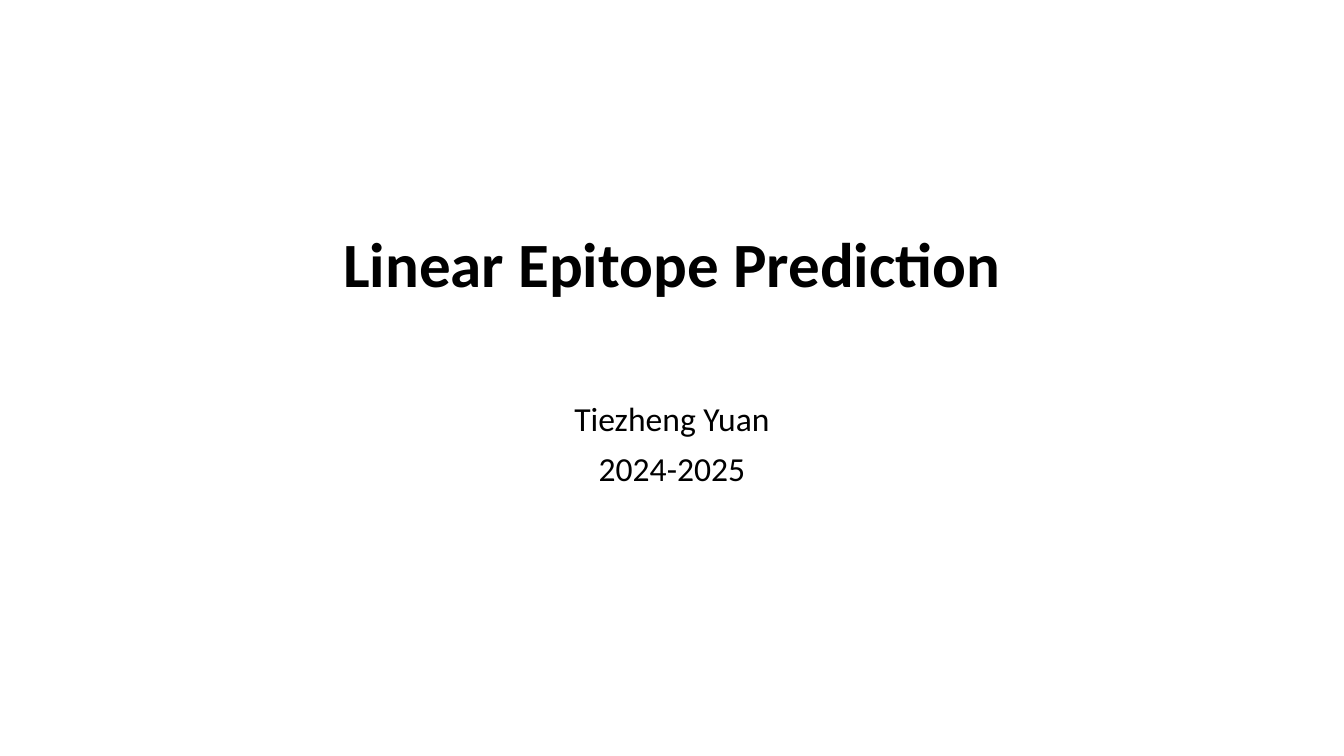
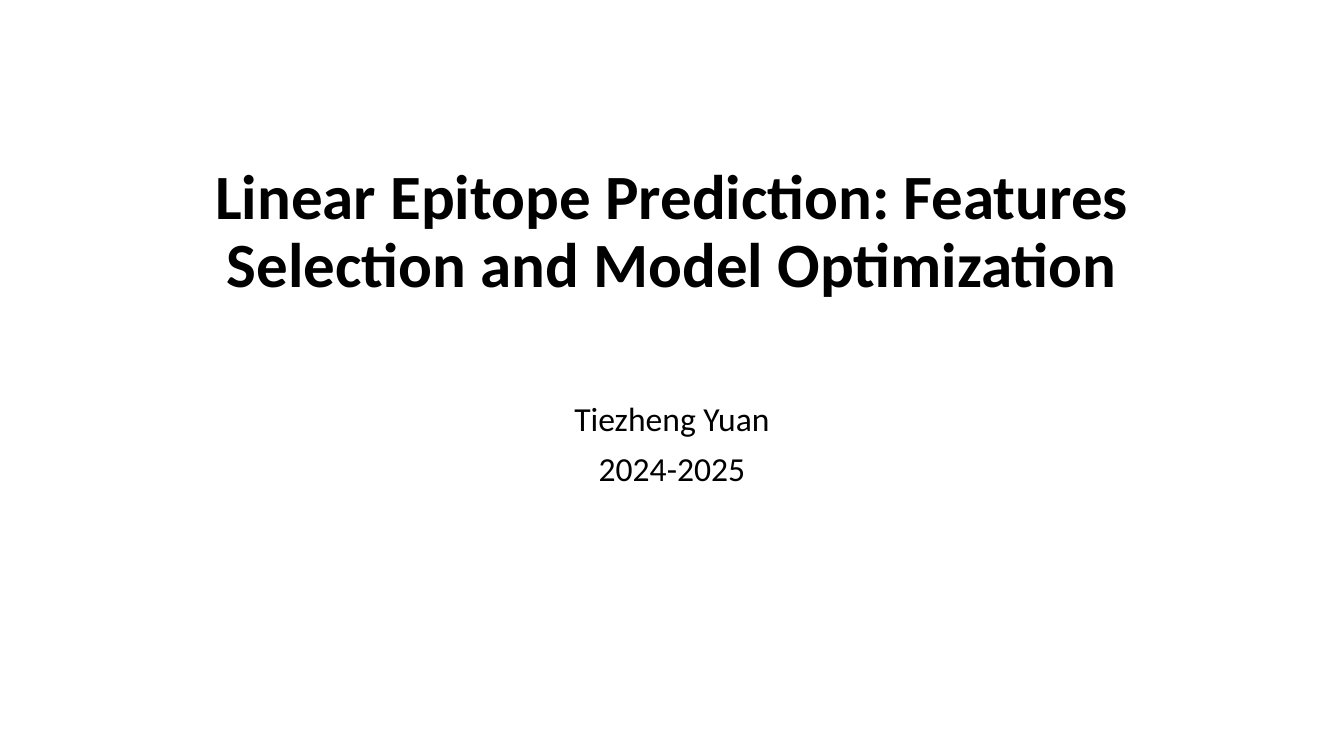
Before and after one commit to Tiezhengyuan/ml_epitope, a slide deck: slide 1 of Epitope_Prediction_TiezhengYuan.pptx. Drawn at 1344x756 pixels with LibreOffice and Linux fonts; fonts in the diff are those of the drawing. Boxes give left, top, right and bottom in pixels: in the first picture for what was removed or moved away, otherwise in the second. Text is boxed around its words. In the diff, an @@ line names an element or a change of style, - is before the commit and + after.

```diff
--- a/Epitope_Prediction_TiezhengYuan.pptx
+++ b/Epitope_Prediction_TiezhengYuan.pptx
@@ title at (x1=215, y1=174, x2=1128, y2=297): text changed @@
-Linear Epitope Prediction
+Linear Epitope Prediction: Features Selection and Model Optimization
```
Also in this commit, not shown: 8 other slides changed, 10 slides added.
